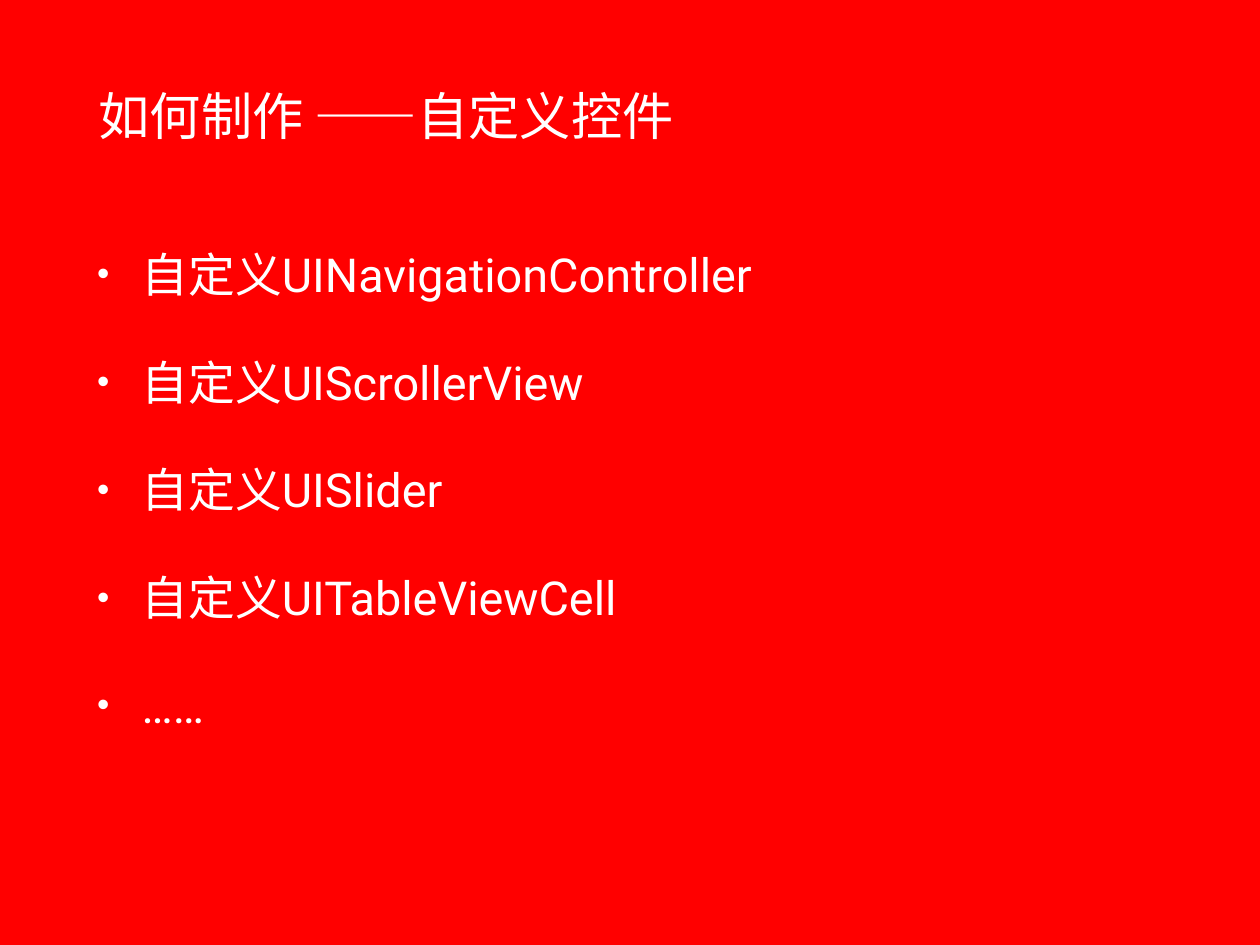
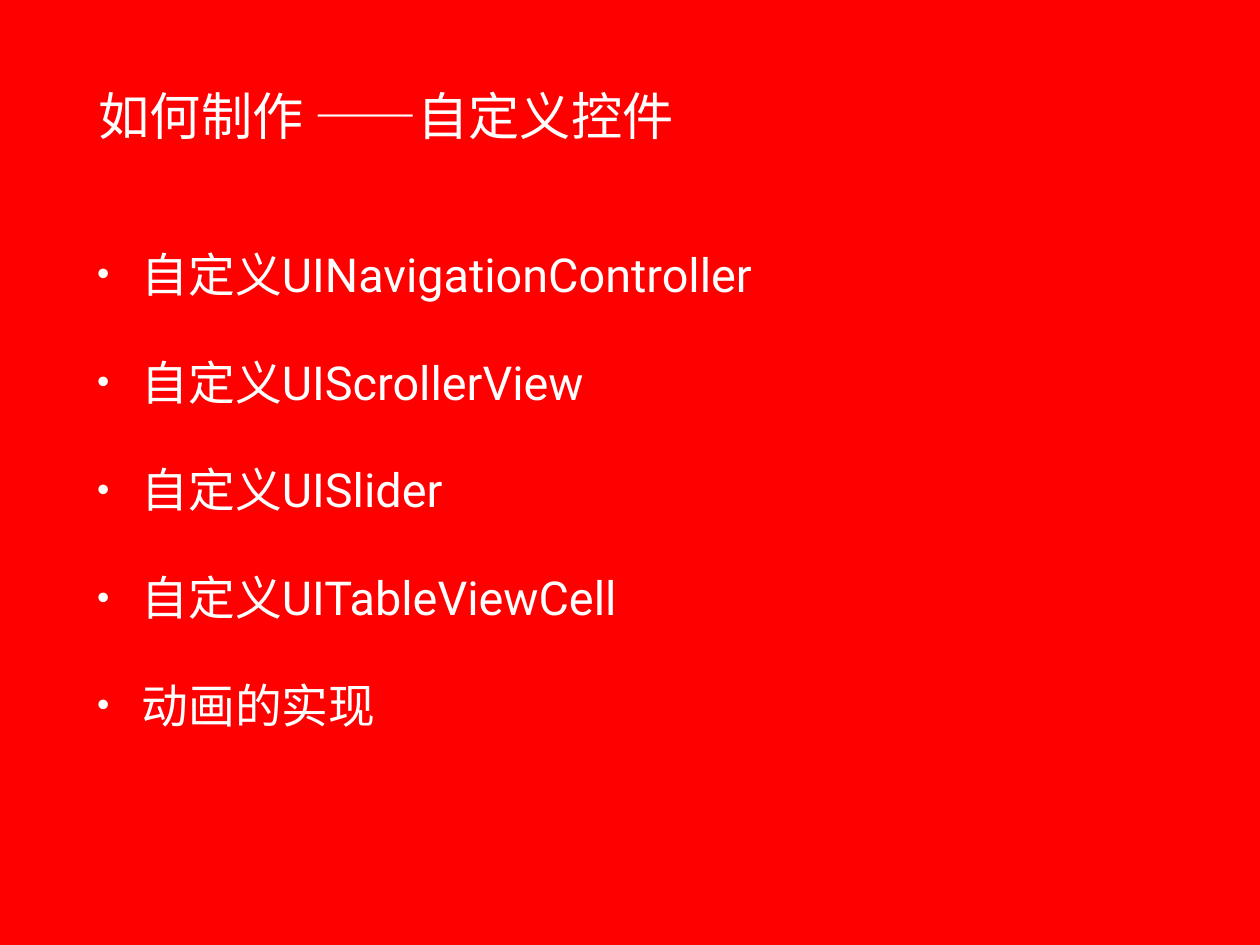
Before and after one commit to blighli/iPhone2015, a slide deck: slide 5 of NB15221李旦/CloudMusic/CloudMusic演示文档.pptx. Drawn at 1260x945 pixels with LibreOffice and Linux fonts; fonts in the diff are those of the drawing; background and template pictures are left out. Boxes give left, top, right and bottom in pixels: in the first picture for what was removed or moved away, otherwise in the second. Text is boxed around its words. In the diff, an @@ line names an element or a change of style, - is before the commit and + after.

```diff
--- a/NB15221李旦/CloudMusic/CloudMusic演示文档.pptx
+++ b/NB15221李旦/CloudMusic/CloudMusic演示文档.pptx
@@ text at (142, 683, 376, 727): text changed @@
-• ……
+• 动画的实现
```
Also in this commit, not shown: 3 slides added.
